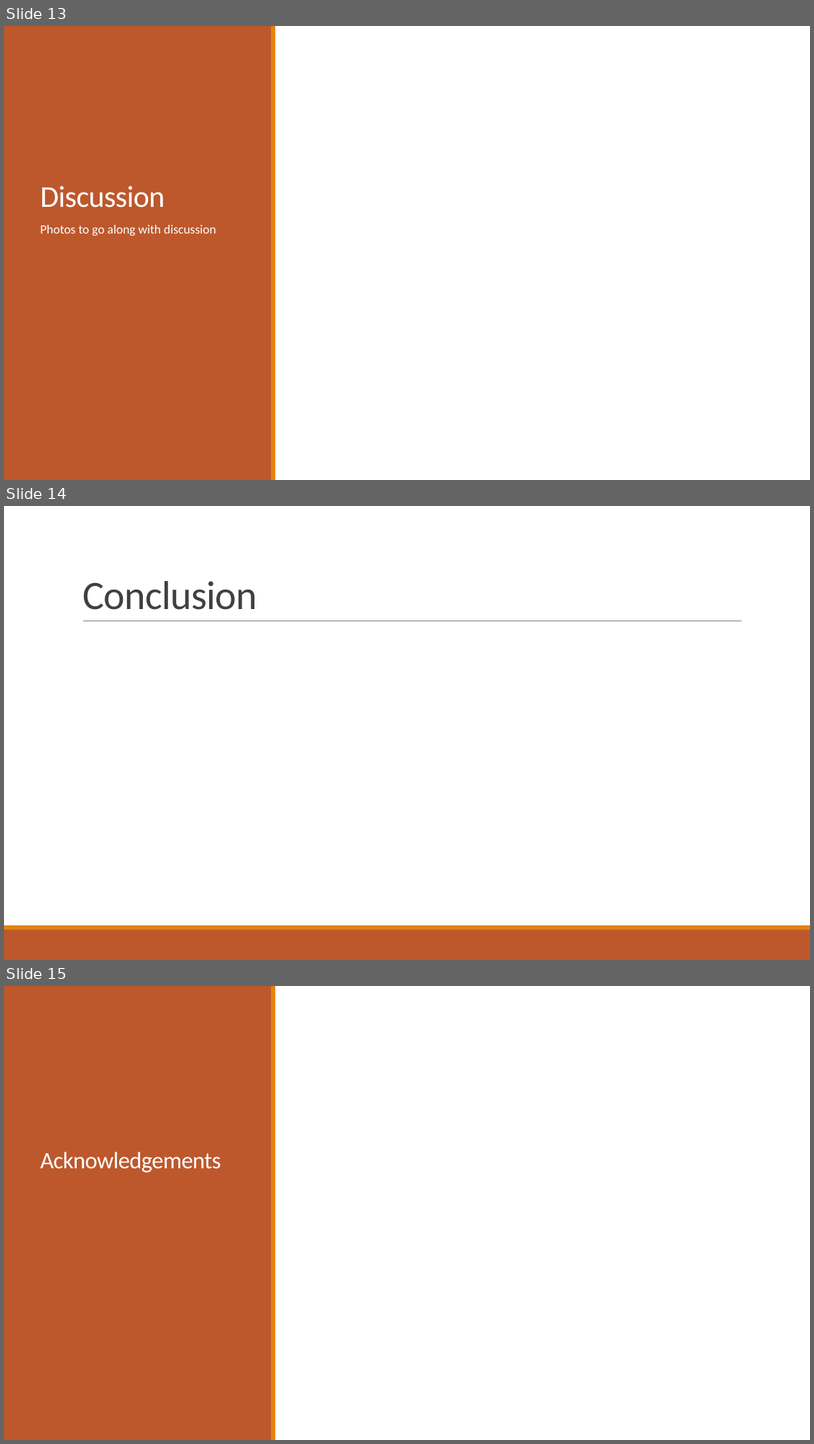
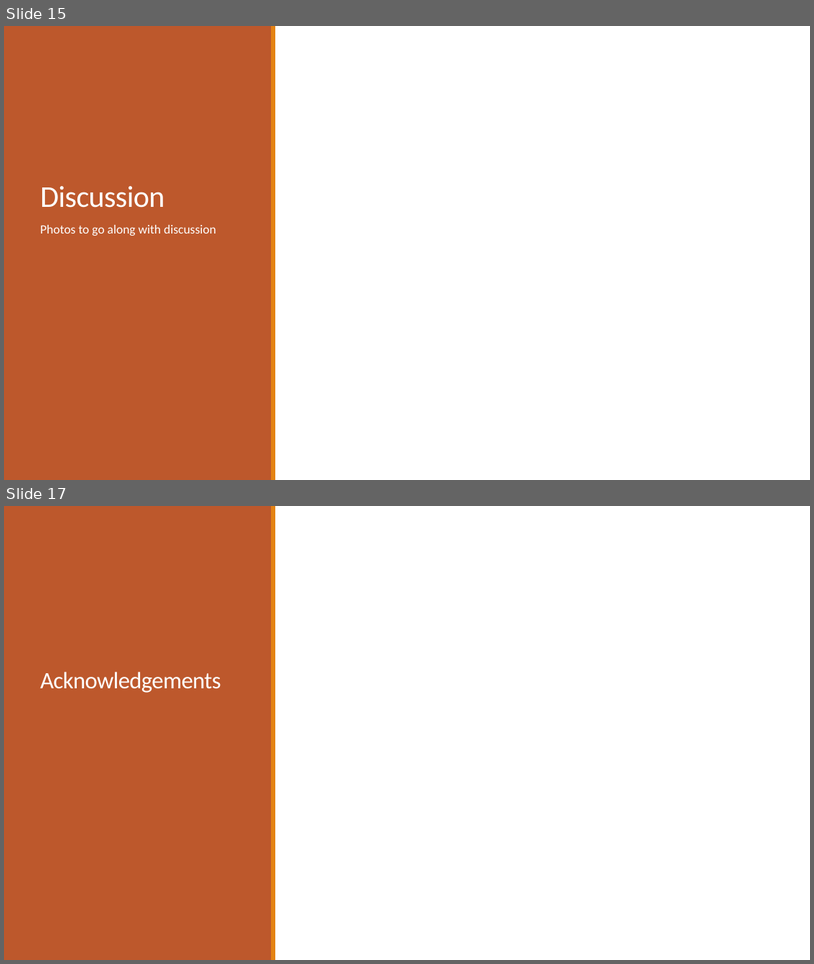
Before and after one commit to jamestbrown5/2018_Undergrad-Summer-Project, a slide deck: Documents/Summer Project Presentation.pptx. Shown one above the other, each under a label of ours: slides 13, 14 and 15 before the commit, slides 15 and 17 after it; the slides between them are not shown. The pictures are 814x1444 and 814x964 pixels, drawn with LibreOffice and Linux fonts; fonts in the diff are those of the drawing. Boxes give left, top, right and bottom in pixels: in the first picture for what was removed or moved away, otherwise in the second. Text is boxed around its words. In the diff, an @@ line names an element or a change of style, - is before the commit and + after.

```diff
--- a/Documents/Summer Project Presentation.pptx
+++ b/Documents/Summer Project Presentation.pptx
@@ slide 14 removed at (x1=4, y1=506, x2=810, y2=960), background #FFFFFF @@
@@ title removed at (x1=82, y1=581, x2=257, y2=610) @@
-Conclusion
@@ line removed from (83, 621) to (743, 621) @@
@@ rectangle removed at (x1=4, y1=929, x2=810, y2=960) @@
@@ rectangle removed at (x1=4, y1=925, x2=810, y2=929) @@
@@ what was slide 13 is now slide 15 @@
@@ what was slide 15 is now slide 17 @@
```
Also in this commit, not shown: 5 slides changed, 3 slides added.
